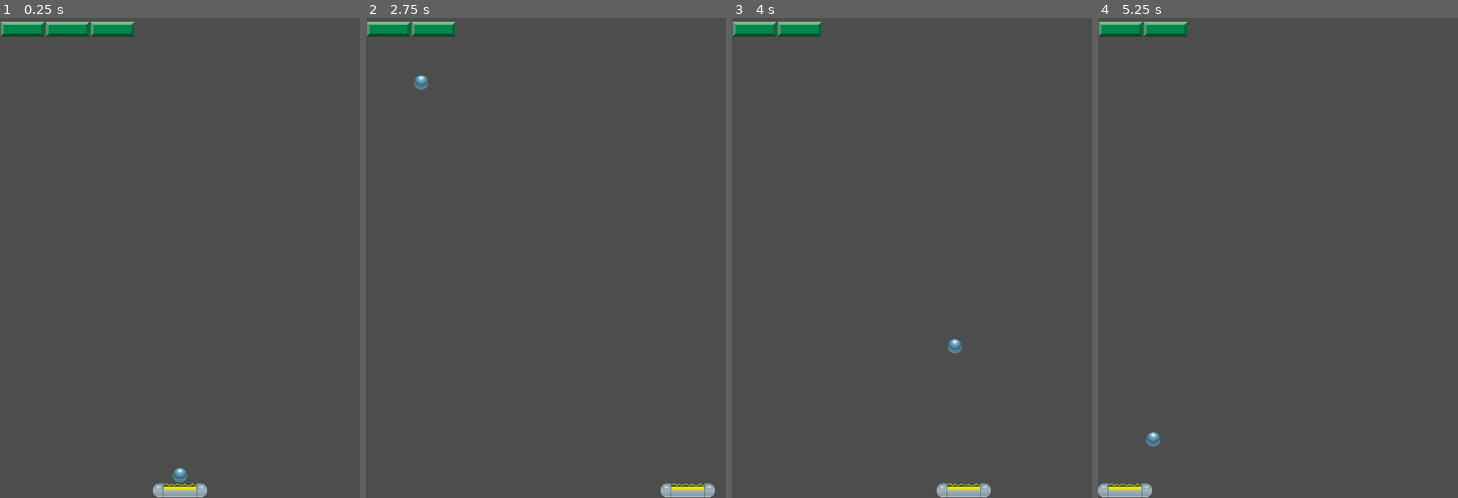
Above: before the commit, frames 1-4 (left to right).
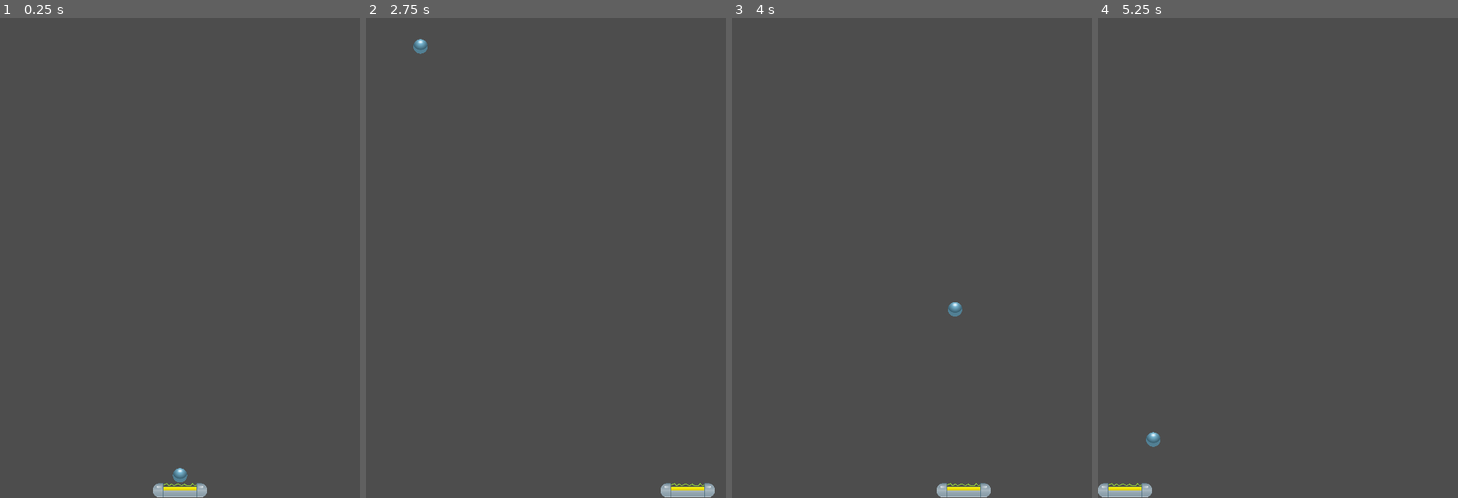
Above: after the commit, the same moments.

Repository: GiovanniCst/breakout
Game: Godot game, scene res://main.tscn
The game is run twice, just before and just after one commit, with the same random seed, the same clock (stepped at 60 frames per second) and the same inputs.
Inputs:
- Up to frame 1 (0.25 s): no input
- Up to frame 2 (2.75 s): tap Enter (launch) at 0.5, 0.6, 1.35, 2.1 s; hold Right (move_right) 0.53-1.28 s; hold Left (move_left) 1.28-2.03 s; hold Right (move_right) from 2.03 s (still down)
- Up to frame 3 (4 s): tap Enter (launch) at 2.85, 3.6 s; release Right (move_right) at 3.53 s; hold Left (move_left) from 3.53 s (still down)
- Up to frame 4 (5.25 s): keep holding Left (move_left); tap Enter (launch) at 4.35, 5.1 s

The runs differ from the first frame. In frame 1, 1.1% of the frame differs, in the area x 0-38%, y 0-4%; in frame 2, 0.9%; in frame 3, 0.9%; in frame 4, 0.8%.
Error after the commit: Cannot call method 'instantiate' on a null value. (res://scripts/main.gd:63)

Commit message:
Implement automatic brick population with random non-cracked sprites

Diff:
--- a/scripts/brick.gd
+++ b/scripts/brick.gd
@@ -1,6 +1,21 @@
 extends StaticBody2D
 
 @onready var audio_player = $AudioStreamPlayer2D
+@onready var sprite = $Sprite2D # Get reference to the Sprite2D node
+
+func _ready():
+	# Ensure the sprite node exists
+	if not is_instance_valid(sprite):
+		print("Error: Sprite2D node not found in Brick scene!")
+	else:
+		# Set the scale of the sprite
+		sprite.scale = Vector2(0.15, 0.15)
+
+func set_brick_texture(texture_path: String):
+	if is_instance_valid(sprite):
+		sprite.texture = load(texture_path)
+	else:
+		print("Error: Cannot set texture, Sprite2D node is not valid.")
 
 func hit():
 	print("Brick hit! Playing sound...")
--- a/scripts/main.gd
+++ b/scripts/main.gd
@@ -2,9 +2,35 @@
 
 @export var ball_scene: PackedScene
 @export var paddle_scene: PackedScene
+@export var brick_scene: PackedScene # Export brick scene for instantiation
+
+@export var brick_rows: int = 3
+@export var bricks_per_row: int = 8
+@export var brick_start_y: float = 50.0 # Starting Y position for the first row
+@export var brick_spacing_x: float = 5.0 # Horizontal spacing between bricks
+@export var brick_spacing_y: float = 5.0 # Vertical spacing between rows
 
 @onready var paddle = $Paddle
 @onready var ball = $Ball
+@onready var bricks_node = $Bricks # Reference to the Bricks Node2D
+
+# Paths to non-cracked brick textures (odd numbers from 01 to 19)
+var non_cracked_brick_textures = [
+	"res://assets/PNG/01-Breakout-Tiles.png",
+	"res://assets/PNG/03-Breakout-Tiles.png",
+	"res://assets/PNG/05-Breakout-Tiles.png",
+	"res://assets/PNG/07-Breakout-Tiles.png",
+	"res://assets/PNG/09-Breakout-Tiles.png",
+	"res://assets/PNG/11-Breakout-Tiles.png",
+	"res://assets/PNG/13-Breakout-Tiles.png",
+	"res://assets/PNG/15-Breakout-Tiles.png",
+	"res://assets/PNG/17-Breakout-Tiles.png",
+	"res://assets/PNG/19-Breakout-Tiles.png"
+]
+
+# Scaled brick dimensions (original 384x128, scaled by 0.15)
+const SCALED_BRICK_WIDTH = 384 * 0.15
+const SCALED_BRICK_HEIGHT = 128 * 0.15
 
 func _ready():
 	# Ensure ball and paddle are in the scene, or instantiate them if needed
@@ -16,6 +42,34 @@
 	# Pass paddle reference to the ball for initial positioning
 	if ball and paddle:
 		ball.set_paddle_reference(paddle)
+
+	_populate_bricks() # Call the brick population function
+
+func _populate_bricks():
+	if not is_instance_valid(bricks_node):
+		print("Error: Bricks Node2D not found in Main scene!")
+		return
+
+	# Clear existing bricks if any (useful for level resets)
+	for child in bricks_node.get_children():
+		child.queue_free()
+
+	var current_x = 0.0
+	var current_y = brick_start_y
+
+	for row in range(brick_rows):
+		current_x = (get_viewport().size.x - (bricks_per_row * SCALED_BRICK_WIDTH + (bricks_per_row - 1) * brick_spacing_x)) / 2.0 # Center bricks horizontally
+		for col in range(bricks_per_row):
+			var new_brick = brick_scene.instantiate()
+			bricks_node.add_child(new_brick)
+
+			# Randomly select a non-cracked brick texture
+			var random_texture_path = non_cracked_brick_textures[randi() % non_cracked_brick_textures.size()]
+			new_brick.set_brick_texture(random_texture_path)
+
+			new_brick.position = Vector2(current_x + SCALED_BRICK_WIDTH / 2, current_y + SCALED_BRICK_HEIGHT / 2) # Position brick by its center
+			current_x += SCALED_BRICK_WIDTH + brick_spacing_x
+		current_y += SCALED_BRICK_HEIGHT + brick_spacing_y
 
 func _input(_event):
 	if Input.is_action_just_pressed("launch"): # Use global Input check
